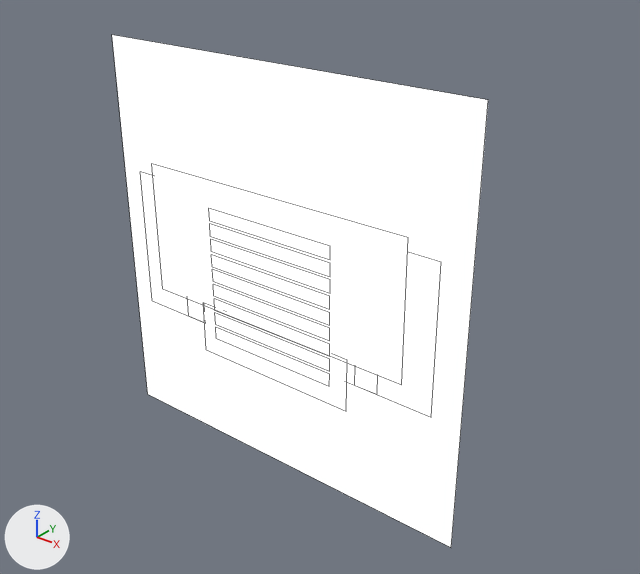
An edit to the Blender file blend/UPVN_Template.blend, drawn before and after from the same camera.
Before and after are seen from a 50 mm camera at (22.0, -24.6, 15.8) aimed at (1.5, 1.1, -0.1). Lighting does not change. The marker at lower left points along +X, +Y and +Z. The picture after the commit comes second. Mesh edges are drawn as thin lines.

Names of what the first picture shows: 'BG_Plane', 'Dialogue_Box', 'History_Box', 'Sprite_far_left', 'Sprite_far_right', 'choice_0', 'choice_1', 'choice_2', 'choice_3', 'choice_4', 'choice_5', 'choice_7' and 4 more.
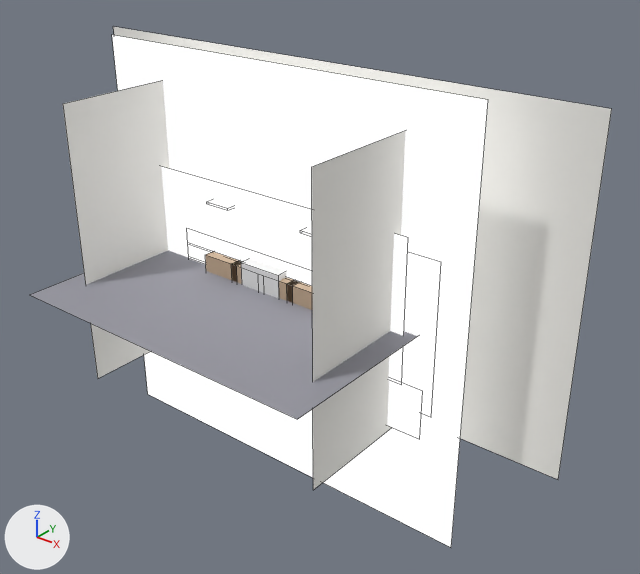
Edits to the bpy script that builds the scene:
```text
Add mat_matdesk:
    mat_matdesk = principled_material('MatDesk')
    mat_matdesk.base_color = (0.52, 0.38, 0.26)  # beige #bfa68b
    mat_matdesk.roughness = 0.7
Add mat_matwall:
    mat_matwall = principled_material('MatWall')
    mat_matwall.base_color = (0.85, 0.84, 0.8)  # white #edece7
    mat_matwall.roughness = 0.9
Add mat_matfloor:
    mat_matfloor = principled_material('MatFloor')
    mat_matfloor.base_color = (0.28, 0.28, 0.32)  # grey #909099
    mat_matfloor.roughness = 0.9
Add mat_material:
    mat_material = principled_material('Material')
    mat_material.base_color = (0.8, 0.8, 0.8)  # white #e7e7e7
Add me_desk_07_mesh:
    me_desk_07_mesh.from_pydata(...)  # a box spanning x -1.0..1.0, y -1.0..1.0, z -1.0..1.0
    me_desk_07_mesh.materials.append(mat_matdesk)  # beige #bfa68b
Add me_wall_right_mesh:
    me_wall_right_mesh.from_pydata([(-1.0, -1.0, 0.0), (1.0, -1.0, 0.0), (1.0, 1.0, 0.0), (-1.0, 1.0, 0.0)], [], [(0, 1, 2, 3)])
    me_wall_right_mesh.materials.append(mat_matwall)  # white #edece7
Add me_floor_classroom_mesh:
    me_floor_classroom_mesh.from_pydata([(-1.0, -1.0, 0.0), (1.0, -1.0, 0.0), (1.0, 1.0, 0.0), (-1.0, 1.0, 0.0)], [], [(0, 1, 2, 3)])
    me_floor_classroom_mesh.materials.append(mat_matfloor)  # grey #909099
Add me_cube:
    me_cube.from_pydata(...)  # a box spanning x -1.0..1.0, y -1.0..1.0, z -1.0..1.0
    me_cube.materials.append(mat_material)  # white #e7e7e7
Add ob_desk_07:
    ob_desk_07 = bpy.data.objects.new('Desk_07', me_desk_07_mesh)
    ob_desk_07.location = (2.3, -0.4, 0.25)
    ob_desk_07.scale = (0.9, 0.55, 0.5)
Add ob_desk_06:
    ob_desk_06 = bpy.data.objects.new('Desk_06', me_desk_07_mesh.copy())
    ob_desk_06.location = (0.8, -0.4, 0.25)
    ob_desk_06.scale = (0.9, 0.55, 0.5)
Add ob_desk_05:
    ob_desk_05 = bpy.data.objects.new('Desk_05', me_desk_07_mesh.copy())
    ob_desk_05.location = (-0.7, -0.4, 0.25)
    ob_desk_05.scale = (0.9, 0.55, 0.5)
Add ob_desk_04:
    ob_desk_04 = bpy.data.objects.new('Desk_04', me_desk_07_mesh.copy())
    ob_desk_04.location = (-2.2, -0.4, 0.25)
    ob_desk_04.scale = (0.9, 0.55, 0.5)
Add ob_wall_right:
    ob_wall_right = bpy.data.objects.new('Wall_right', me_wall_right_mesh)
    ob_wall_right.location = (6.0, 0.0, 1.5)
    ob_wall_right.rotation_euler = (0.0, -1.571, 0.0)  # degrees (0, -90, 0)
    ob_wall_right.scale = (6.0, 5.0, 1.0)
Add ob_wall_left:
    ob_wall_left = bpy.data.objects.new('Wall_left', me_wall_right_mesh.copy())
    ob_wall_left.location = (-6.0, 0.0, 1.5)
    ob_wall_left.rotation_euler = (0.0, 1.571, 0.0)  # degrees (0, 90, 0)
    ob_wall_left.scale = (6.0, 5.0, 1.0)
Add ob_wall_back:
    ob_wall_back = bpy.data.objects.new('Wall_back', me_wall_right_mesh.copy())
    ob_wall_back.location = (0.0, 2.5, 1.5)
    ob_wall_back.rotation_euler = (1.571, 0.0, 0.0)  # degrees (90, 0, 0)
    ob_wall_back.scale = (12.0, 7.2, 1.0)
Add ob_floor_classroom:
    ob_floor_classroom = bpy.data.objects.new('Floor_classroom', me_floor_classroom_mesh)
    ob_floor_classroom.location = (0.0, 0.0, 0.0)
    ob_floor_classroom.scale = (7.0, 7.0, 1.0)
Add ob_cube:
    ob_cube = bpy.data.objects.new('Cube', me_cube)
    ob_cube.location = (0.0, 0.0, 0.0)
```

Changed parts and their boxes [x1, y1, x2, y2] in the pictures (640 x 574 px):
'Wall_back', added
    after: [113, 27, 612, 479]
'Floor_classroom', added
    after: [31, 250, 417, 419]
'Wall_right', added
    after: [312, 130, 406, 490]
'Wall_left', added
    after: [63, 80, 170, 378]
'Cube', added
    after: [241, 259, 286, 298]
'Desk_04', added (beige)
    after: [205, 252, 239, 280]
'Desk_07', added (beige)
    after: [287, 280, 312, 310]
'Desk_06', added (mostly hidden)
    after: [279, 277, 296, 301]
'Desk_05', added (mostly hidden)
    after: [231, 261, 242, 284]
'Sprite_far_left', unchanged, covered by the edit
    before: [140, 172, 204, 320]
'choice_1', unchanged, covered by the edit
    before: [210, 224, 330, 276]
    after: [188, 243, 213, 263]
'choice_2', unchanged, covered by the edit
    before: [211, 240, 330, 293]
    after: [189, 257, 206, 265]
